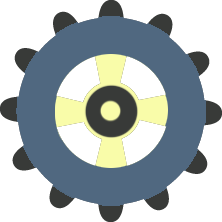
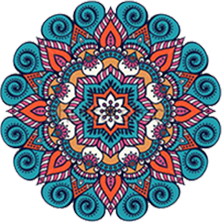
Revision of a layered 222×222 image; what changed, layer by layer:
added layer "5a52916e9181a0f90562f56c404d4543" above "Слой 3" over [0, 0, 222, 222]
hid "Слой 3" over [84, 84, 139, 139]
hid "circle" over [16, 16, 206, 206]
hid "axises" over [53, 53, 170, 170]
hid "background_teeth" over [0, 0, 222, 222]
